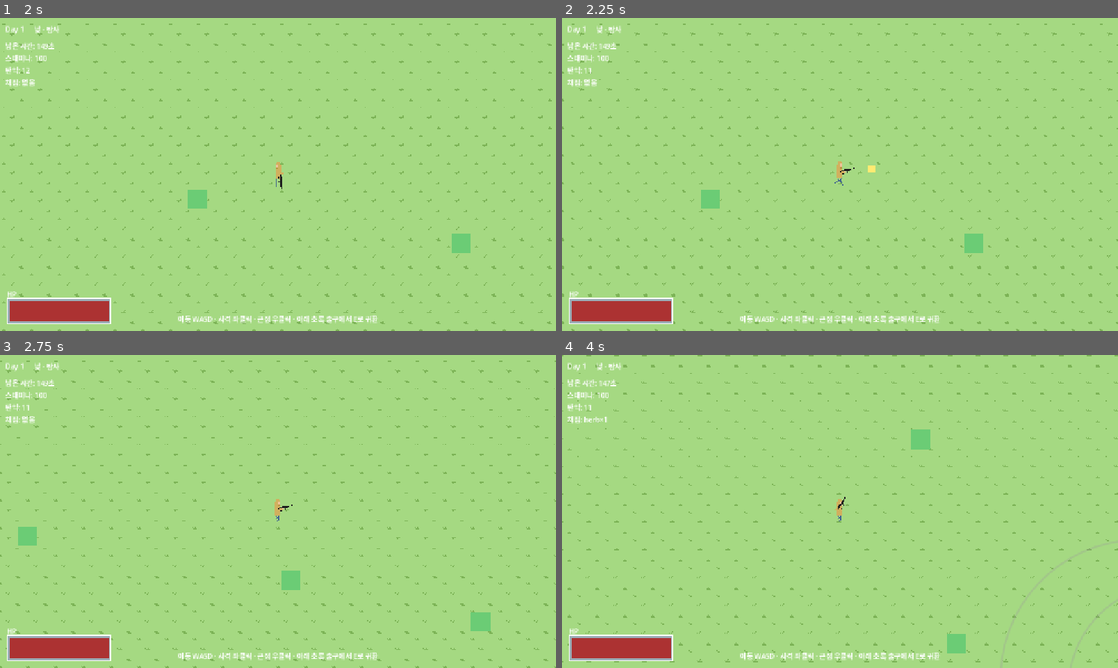
Above: before the commit, frames 1-4 (two rows, left to right).
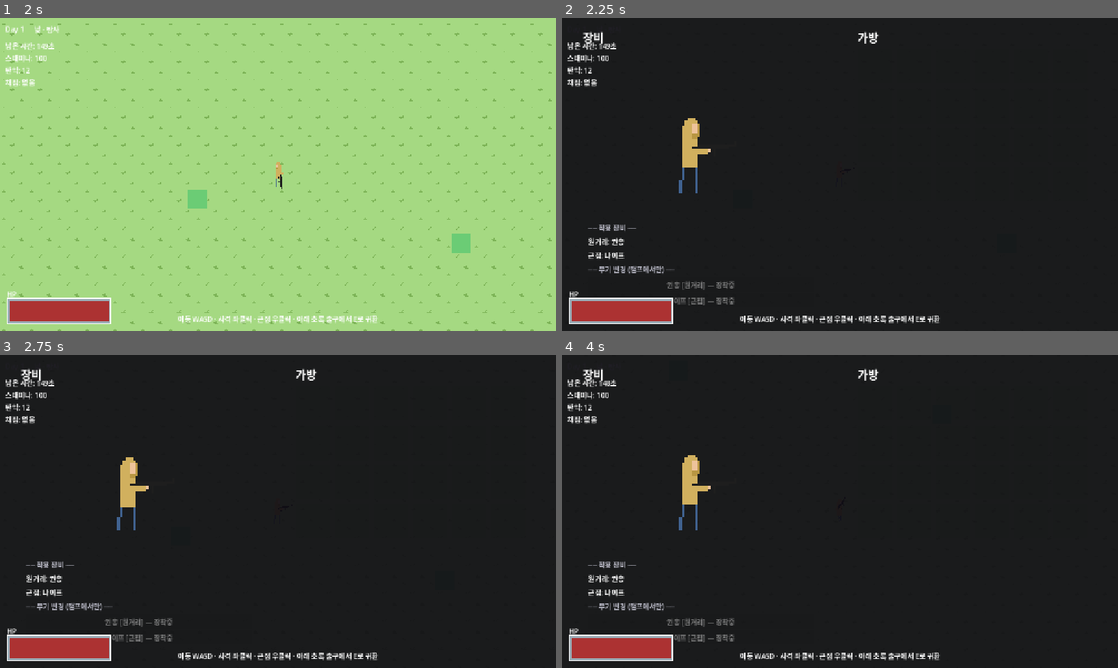
Above: after the commit, the same moments.

Repository: HomilBBANG/rt_Hilling_Game
Game: Godot game, scene res://scenes/ui/lobby.tscn
Two runs of this game, one before a commit and one after it. Both use one fixed random seed, a clock stepped at 60 frames per second and the inputs below.
Inputs (mouse positions are in pixels of both pictures, inside the frame that each line leads up to):
- Up to frame 1 (2 s): click "새 게임" at 0.5 s; click "탐사 나가기 →" at 1.25 s
- Up to frame 2 (2.25 s): tap Enter at 2 s; move the mouse to (962, 158) at 2.02 s; hold D from 2.03 s (still down); tap I at 2.1 s; click (962, 158) at 2.17 s
- Up to frame 3 (2.75 s): keep holding D
- Up to frame 4 (4 s): move the mouse to (728, 527) at 2.77 s; release D at 2.78 s; hold S 2.78-3.53 s; tap I at 2.85, 3.8 s; move the mouse to (895, 442) at 3.52 s; hold D from 3.53 s (still down); hold E from 3.53 s (still down)

Frame 1 is identical in both runs. In frame 2, 98% of the frame differs, in the area x 0-100%, y 0-100%; in frame 3, 98%; in frame 4, 98%.

Commit message:
인벤토리 창(I): 캐릭터·착용 장비 + 가방 + 무기 변경
- 전역 HUD 오버레이, I로 토글(열려 있는 동안 게임 일시정지)
- 좌: 총 든 캐릭터 idle(몸통 우향) + 착용 장비
- 우: run_inventory를 1칸=1개로 펼친 가방(24칸)
- 무기 변경 목록: 보유 무기 장착 버튼. 무기는 가방에 안 들어가며 캠프에서만 변경 가능

Co-Authored-By: Claude Opus 4.8 <noreply@anthropic.com>

Diff:
--- a/scenes/ui/hud.tscn
+++ b/scenes/ui/hud.tscn
@@ -1,8 +1,11 @@
-[gd_scene load_steps=2 format=3]
+[gd_scene load_steps=4 format=3]
 
 [ext_resource type="Script" path="res://scripts/ui/hud.gd" id="1"]
+[ext_resource type="Texture2D" path="res://assets/characters/gun.png" id="2"]
+[ext_resource type="Texture2D" path="res://assets/characters/arm.png" id="3"]
 
 [node name="HUD" type="Control"]
+process_mode = 3
 layout_mode = 3
 anchors_preset = 15
 anchor_right = 1.0
@@ -27,3 +30,113 @@
 [node name="PhaseLabel" type="Label" parent="TopBar"]
 layout_mode = 2
 text = "아침 · 준비"
+
+[node name="Inventory" type="Control" parent="."]
+visible = false
+layout_mode = 1
+anchors_preset = 15
+anchor_right = 1.0
+anchor_bottom = 1.0
+
+[node name="Dim" type="ColorRect" parent="Inventory"]
+layout_mode = 1
+anchors_preset = 15
+anchor_right = 1.0
+anchor_bottom = 1.0
+color = Color(0.06, 0.05, 0.08, 0.93)
+
+[node name="Divider" type="ColorRect" parent="Inventory"]
+layout_mode = 0
+offset_left = 639.0
+offset_right = 641.0
+offset_bottom = 720.0
+color = Color(0.3, 0.3, 0.36, 1)
+
+[node name="LeftTitle" type="Label" parent="Inventory"]
+layout_mode = 0
+offset_left = 48.0
+offset_top = 24.0
+offset_right = 300.0
+offset_bottom = 60.0
+theme_override_font_sizes/font_size = 26
+text = "장비"
+
+[node name="CharView" type="Node2D" parent="Inventory"]
+position = Vector2(300, 320)
+scale = Vector2(6, 6)
+
+[node name="Body" type="AnimatedSprite2D" parent="Inventory/CharView"]
+texture_filter = 1
+flip_h = true
+
+[node name="Gun" type="Sprite2D" parent="Inventory/CharView"]
+texture_filter = 1
+position = Vector2(-1, -5)
+texture = ExtResource("2")
+offset = Vector2(9, 2)
+flip_h = true
+
+[node name="Arm" type="Sprite2D" parent="Inventory/CharView"]
+texture_filter = 1
+position = Vector2(-5, -4)
+texture = ExtResource("3")
+offset = Vector2(6, 5)
+flip_h = true
+
+[node name="Equip" type="VBoxContainer" parent="Inventory"]
+layout_mode = 0
+offset_left = 60.0
+offset_top = 470.0
+offset_right = 580.0
+offset_bottom = 600.0
+theme_override_constants/separation = 8
+
+[node name="EquipTitle" type="Label" parent="Inventory/Equip"]
+layout_mode = 2
+theme_override_colors/font_color = Color(0.75, 0.75, 0.8, 1)
+text = "── 착용 장비 ──"
+
+[node name="RangedLabel" type="Label" parent="Inventory/Equip"]
+layout_mode = 2
+text = "원거리: -"
+
+[node name="MeleeLabel" type="Label" parent="Inventory/Equip"]
+layout_mode = 2
+text = "근접: -"
+
+[node name="SwitchNote" type="Label" parent="Inventory/Equip"]
+layout_mode = 2
+theme_override_colors/font_color = Color(0.7, 0.7, 0.75, 1)
+text = "── 무기 변경 ──"
+
+[node name="WeaponList" type="VBoxContainer" parent="Inventory/Equip"]
+layout_mode = 2
+theme_override_constants/separation = 4
+
+[node name="RightTitle" type="Label" parent="Inventory"]
+layout_mode = 0
+offset_left = 680.0
+offset_top = 24.0
+offset_right = 1000.0
+offset_bottom = 60.0
+theme_override_font_sizes/font_size = 26
+text = "가방"
+
+[node name="BagGrid" type="GridContainer" parent="Inventory"]
+layout_mode = 0
+offset_left = 680.0
+offset_top = 72.0
+offset_right = 1240.0
+offset_bottom = 680.0
+theme_override_constants/h_separation = 10
+theme_override_constants/v_separation = 10
+columns = 6
+
+[node name="Hint" type="Label" parent="Inventory"]
+layout_mode = 0
+offset_left = 48.0
+offset_top = 660.0
+offset_right = 600.0
+offset_bottom = 690.0
+theme_override_colors/font_color = Color(0.7, 0.7, 0.75, 1)
+text = "I: 닫기"
--- a/scripts/ui/hud.gd
+++ b/scripts/ui/hud.gd
@@ -1,15 +1,132 @@
 extends Control
-## 최소 HUD (PRD 7). 표시 정보는 최소한으로.
+## 최소 HUD (PRD 7) + 인벤토리 창(I 키, 전역).
 ## 주의: trust(신뢰도)는 절대 표시하지 않는다(PRD 3.4 — 비노출).
+##
+## 인벤토리: 화면 좌=캐릭터(총 든 idle)+착용 장비, 우=가방(run_inventory).
+## 1칸 = 물건 1개(수량만큼 칸을 채움). 열려 있는 동안 게임은 일시정지.
+
+const BAG_CAPACITY := 24
 
 @onready var _day_label: Label = $TopBar/DayLabel
 @onready var _phase_label: Label = $TopBar/PhaseLabel
+@onready var _inventory: Control = $Inventory
+@onready var _char_body: AnimatedSprite2D = $Inventory/CharView/Body
+@onready var _ranged_label: Label = $Inventory/Equip/RangedLabel
+@onready var _melee_label: Label = $Inventory/Equip/MeleeLabel
+@onready var _switch_note: Label = $Inventory/Equip/SwitchNote
+@onready var _weapon_list: VBoxContainer = $Inventory/Equip/WeaponList
+@onready var _bag_grid: GridContainer = $Inventory/BagGrid
+
+var _inv_open := false
 
 
 func _ready() -> void:
 	GameManager.step_changed.connect(_on_step_changed)
 	GameManager.day_changed.connect(_on_day_changed)
+	# 좌측 캐릭터: 탐사 플레이어와 동일한 idle 몸통(총/팔은 씬에서 겹침).
+	_char_body.sprite_frames = PlayerFrames.build()
+	_char_body.play("idle")
+	_inventory.visible = false
 	_refresh()
+
+
+func _unhandled_input(event: InputEvent) -> void:
+	if event is InputEventKey and event.pressed and not event.echo and event.keycode == KEY_I:
+		_toggle_inventory()
+		get_viewport().set_input_as_handled()
+
+
+func _toggle_inventory() -> void:
+	_inv_open = not _inv_open
+	_inventory.visible = _inv_open
+	get_tree().paused = _inv_open # 인벤토리 여는 동안 게임 정지
+	if _inv_open:
+		_refresh_equip()
+		_rebuild_bag()
+
+
+func _refresh_equip() -> void:
+	_ranged_label.text = "원거리: %s" % _weapon_name(String(WeaponManager.equipped.get("ranged", "")))
+	_melee_label.text = "근접: %s" % _weapon_name(String(WeaponManager.equipped.get("melee", "")))
+	_rebuild_weapon_switch()
+
+
+## 보유 무기 목록 + 장착 버튼. 장비 변경은 캠프에서만 가능(다른 곳에선 비활성).
+func _rebuild_weapon_switch() -> void:
+	for c in _weapon_list.get_children():
+		c.queue_free()
+	var in_camp := GameManager.current_step == GameManager.Step.MORNING_PREP
+	_switch_note.text = "── 무기 변경 ──" if in_camp else "── 무기 변경 (캠프에서만) ──"
+	for raw_id in WeaponManager.owned:
+		var id := String(raw_id)
+		var kind := WeaponDB.kind_of(id)
+		var equipped_here: bool = String(WeaponManager.equipped.get(kind, "")) == id
+		var btn := Button.new()
+		btn.custom_minimum_size = Vector2(360, 32)
+		btn.focus_mode = Control.FOCUS_NONE
+		var tag := "장착중" if equipped_here else "장착"
+		btn.text = "%s [%s] — %s" % [WeaponDB.display_name(id), _kind_label(kind), tag]
+		btn.disabled = equipped_here or not in_camp
+		btn.pressed.connect(_on_equip.bind(id))
+		_weapon_list.add_child(btn)
+
+
+func _kind_label(kind: String) -> String:
+	return "원거리" if kind == "ranged" else "근접"
+
+
+func _on_equip(id: String) -> void:
+	if WeaponManager.equip_weapon(id):
+		_refresh_equip()
+
+
+## run_inventory 를 1칸=1개로 펼쳐 가방 그리드를 다시 채운다.
+func _rebuild_bag() -> void:
+	for c in _bag_grid.get_children():
+		c.queue_free()
+	var units: Array[String] = []
+	for id in GameManager.run_inventory:
+		var cnt := int(GameManager.run_inventory[id])
+		for i in cnt:
+			units.append(String(id))
+	for i in BAG_CAPACITY:
+		_bag_grid.add_child(_make_slot(units[i] if i < units.size() else ""))
+
+
+func _make_slot(item_id: String) -> Control:
+	var slot := Panel.new()
+	slot.custom_minimum_size = Vector2(80, 80)
+	var lbl := Label.new()
+	lbl.set_anchors_and_offsets_preset(Control.PRESET_FULL_RECT)
+	lbl.horizontal_alignment = HORIZONTAL_ALIGNMENT_CENTER
+	lbl.vertical_alignment = VERTICAL_ALIGNMENT_CENTER
+	lbl.autowrap_mode = TextServer.AUTOWRAP_WORD_SMART
+	if item_id == "":
+		slot.modulate = Color(1, 1, 1, 0.3) # 빈 칸
+	else:
+		lbl.text = _item_name(item_id)
+	slot.add_child(lbl)
+	return slot
+
+
+func _item_name(id: String) -> String:
+	var path := "res://resources/items/%s.tres" % id
+	if ResourceLoader.exists(path):
+		var it := load(path) as ItemData
+		if it:
+			return it.display_name
+	return id
+
+
+func _weapon_name(id: String) -> String:
+	match id:
+		"pistol":
+			return "권총"
+		"knife":
+			return "나이프"
+		"":
+			return "-"
+	return id
 
 
 func _on_step_changed(_step: int) -> void:
